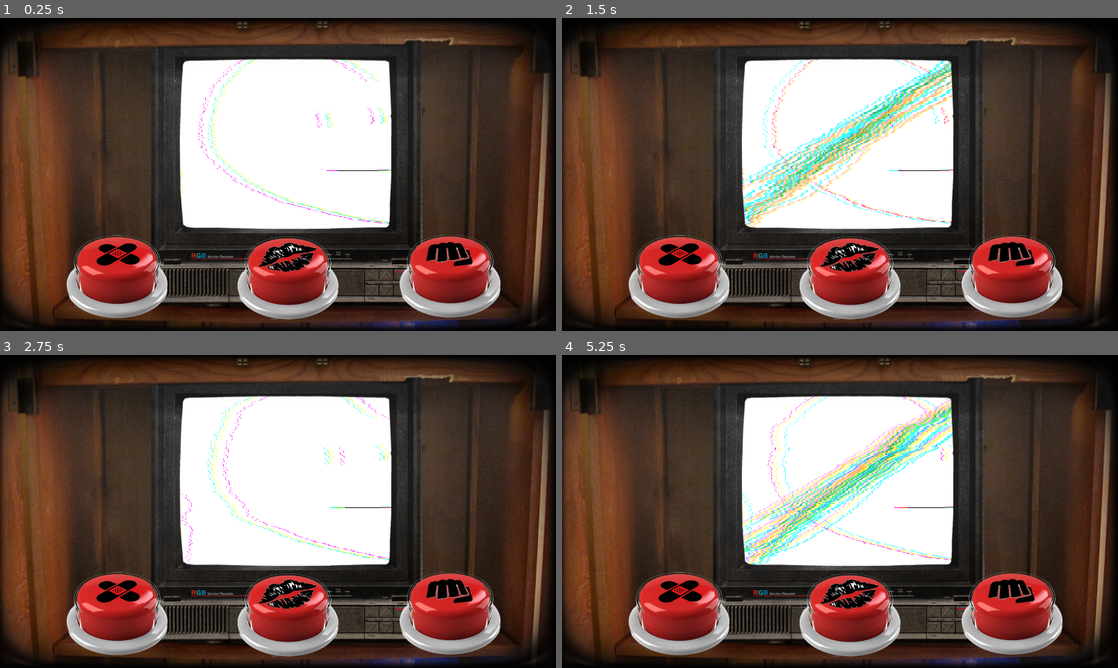
Above: before the commit, frames 1-4 (two rows, left to right).
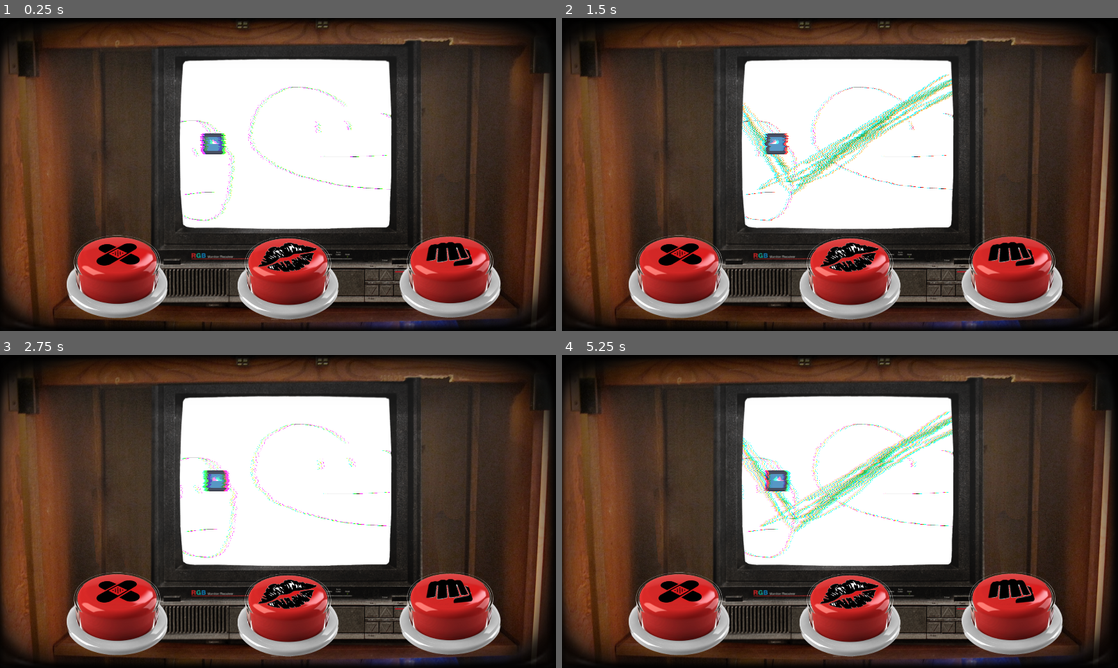
Above: after the commit, the same moments.

Repository: Rhevik/growup-mending
Game: Godot game, scene res://ui.tscn
Same seed, same stepped clock (60 frames per second), same inputs: the game is played once before the commit and once after it. The engine's default icon, where the game draws it, is replaced by a stand-in: a white triangle on a blue panel in a dark square.
Inputs (mouse positions are in pixels of both pictures, inside the frame that each line leads up to):
- Up to frame 1 (0.25 s): no input
- Up to frame 2 (1.5 s): click (678, 277) at 0.5 s; click (851, 277) at 1.25 s
- Up to frame 3 (2.75 s): click (450, 611) at 2 s
- Up to frame 4 (5.25 s): click (678, 614) at 2.75 s; click (851, 614) at 3.5 s; click (1012, 611) at 4.25 s; click (678, 614) at 5 s

The runs differ from the first frame. In frame 1, 1.2% of the frame differs, in the area x 32-71%, y 13-66%; in frame 2, 5.7%; in frame 3, 1.3%; in frame 4, 6.0%, in the area x 32-71%, y 13-68%.

Commit message:
adding subviewport for shader fun

Diff:
--- a/FlexTaper/Art/crt_shader/crt_shader.gdshader
+++ b/FlexTaper/Art/crt_shader/crt_shader.gdshader
@@ -9,9 +9,9 @@
 //const float noiseQuality = 350.0;
 const float noiseQuality = 250.0;
 const float noiseIntensity = 0.0088;
-const float offsetIntensity = 0.02;
-//const float colorOffsetIntensity = 1.3;
-const float colorOffsetIntensity = 3.0;
+const float offsetIntensity = 0.01;
+const float colorOffsetIntensity = 1.3;
+//const float colorOffsetIntensity = 3.0;
 
 
 float rand(vec2 co) {
--- a/FlexTaper/ui.tscn
+++ b/FlexTaper/ui.tscn
@@ -1,8 +1,10 @@
-[gd_scene load_steps=12 format=3 uid="uid://cmfsyjxq6uh86"]
+[gd_scene load_steps=16 format=3 uid="uid://cmfsyjxq6uh86"]
 
 [ext_resource type="Material" uid="uid://ck0pnku3q0055" path="res://Art/crt_shader/crt_shader_material.tres" id="1_e2l4f"]
 [ext_resource type="PackedScene" uid="uid://uqc7vo7b28q0" path="res://GameManager/GameManager.tscn" id="1_fyqef"]
 [ext_resource type="Texture2D" uid="uid://dnj252uwsuygs" path="res://Assets/UI/Flextape_UI.png" id="1_ibotj"]
+[ext_resource type="Texture2D" uid="uid://bd82ef3d8fis6" path="res://Tests/test_arguing_challenge.png" id="2_gs482"]
+[ext_resource type="Texture2D" uid="uid://0ippu1thqesq" path="res://icon.svg" id="2_n5rqp"]
 [ext_resource type="Script" uid="uid://bukmyuebwoyh7" path="res://Challenges/challenge.gd" id="2_nltto"]
 [ext_resource type="Resource" uid="uid://xftevqf358xg" path="res://Tests/ChallengeTest.tres" id="3_ibotj"]
 [ext_resource type="Texture2D" uid="uid://bel5g0w63rwrq" path="res://Assets/UI/unpressed_tape.png" id="6_e2l4f"]
@@ -12,11 +14,50 @@
 [ext_resource type="Texture2D" uid="uid://clghys13gb376" path="res://Assets/UI/unpressed_punch.png" id="10_etlur"]
 [ext_resource type="Texture2D" uid="uid://brr7lswttw38" path="res://Assets/UI/pressed_punch.png" id="11_7rqds"]
 
+[sub_resource type="ViewportTexture" id="ViewportTexture_e2l4f"]
+viewport_path = NodePath("SubViewport")
+
+[sub_resource type="SpriteFrames" id="SpriteFrames_cxd00"]
+animations = [{
+"frames": [{
+"duration": 1.0,
+"texture": ExtResource("2_gs482")
+}],
+"loop": true,
+"name": &"default",
+"speed": 5.0
+}]
+
 [node name="UI" type="Node"]
 
-[node name="TelevisionAnimation" type="AnimatedSprite2D" parent="."]
+[node name="TextureRect" type="TextureRect" parent="."]
 material = ExtResource("1_e2l4f")
-position = Vector2(990, 444)
+anchors_preset = 8
+anchor_left = 0.5
+anchor_top = 0.5
+anchor_right = 0.5
+anchor_bottom = 0.5
+offset_left = -520.0
+offset_top = -404.0
+offset_right = 616.0
+offset_bottom = 382.0
+grow_horizontal = 2
+grow_vertical = 2
+texture = SubResource("ViewportTexture_e2l4f")
+expand_mode = 2
+stretch_mode = 4
+
+[node name="SubViewport" type="SubViewport" parent="."]
+size = Vector2i(1982, 1052)
+
+[node name="TelevisionAnimation" type="AnimatedSprite2D" parent="SubViewport"]
+sprite_frames = SubResource("SpriteFrames_cxd00")
+centered = false
+
+[node name="Sprite2D" type="Sprite2D" parent="SubViewport"]
+position = Vector2(136.155, 120.715)
+texture = ExtResource("2_n5rqp")
+offset = Vector2(400, 400)
 
 [node name="MainScreen" type="Sprite2D" parent="."]
 texture = ExtResource("1_ibotj")
@@ -26,7 +67,7 @@
 AllChallenges = Array[ExtResource("2_nltto")]([ExtResource("3_ibotj")])
 
 [node name="ChallengeDirector" parent="GameManager" index="1" node_paths=PackedStringArray("tvSprite")]
-tvSprite = NodePath("../../TelevisionAnimation")
+tvSprite = NodePath("../../SubViewport/TelevisionAnimation")
 
 [node name="ActionButtons" type="Node" parent="."]
 
